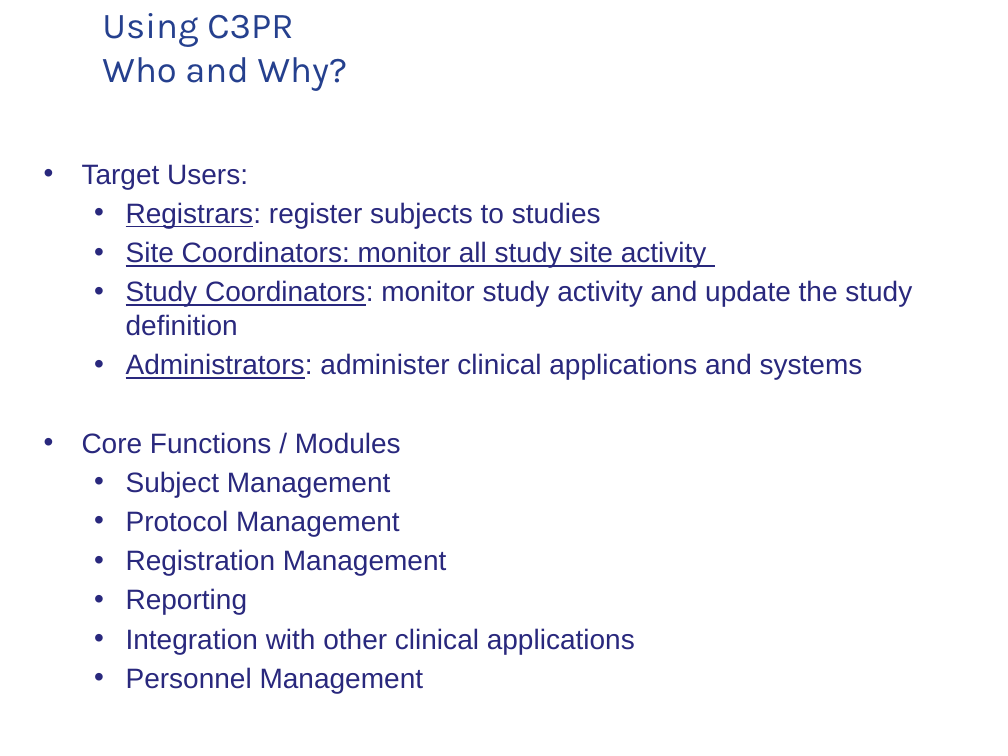
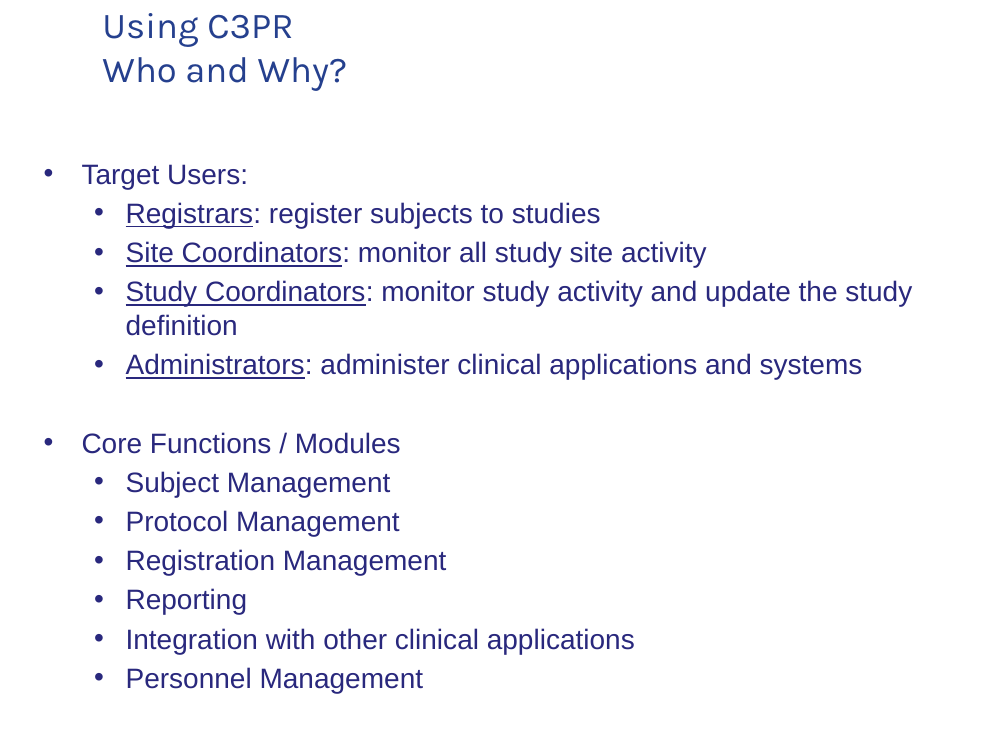
Before and after one commit to NCIP/c3pr-docs, a slide deck: slide 5 of documentation/presentations/20091210_c3pr_city_of_hope_demo/caBIG_C3PR Demo_Slides_CityofHope_wsw.pptx. Drawn at 1008x756 pixels with LibreOffice and Linux fonts; fonts in the diff are those of the drawing; background and template pictures are left out. Boxes give left, top, right and bottom in pixels: in the first picture for what was removed or moved away, otherwise in the second. Text is boxed around its words. In the diff, an @@ line names an element or a change of style, - is before the commit and + after.

```diff
--- a/documentation/presentations/20091210_c3pr_city_of_hope_demo/caBIG_C3PR Demo_Slides_CityofHope_wsw.pptx
+++ b/documentation/presentations/20091210_c3pr_city_of_hope_demo/caBIG_C3PR Demo_Slides_CityofHope_wsw.pptx
@@ text at [126,241,707,267]: underline off in "Coordinators: monitor all study site activity" @@
```
Also in this commit, not shown: 7 other slides changed, 1 slide added.
